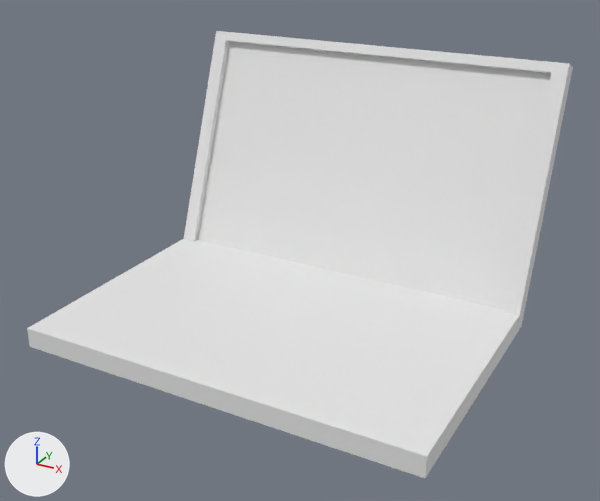
Two versions of the glTF model dev/models/laptop.glb, one commit apart.
Before and after are seen from a 50 mm camera at (1.58, -2.68, 1.73) aimed at (0.03, 0.12, 0.32). Lighting does not change. The marker at lower left points along +X, +Y and +Z. Where no turn or scale is listed for an object, it has been applied to the vertices. Vertices at the same position are counted once.

In view in the first picture: 'Laptop', 'LaptopScreen'.
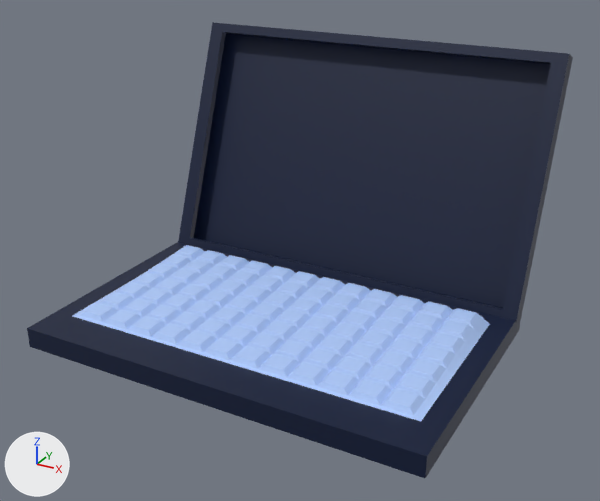
Location of each change, (x1, y1, x2, y2) in pixels of the pictures (600 x 501 px):
```json
{"object": "LaptopScreen", "change": "reshaped, moved, turned, rescaled", "before": [197, 42, 551, 310], "after": [178, 22, 573, 322]}
{"object": "Laptop", "change": "deleted", "before": [27, 31, 573, 478]}
{"object": "LaptopBase", "change": "added", "after": [27, 238, 520, 478], "on screen": "blue"}
```

Scene script edits in JSON lines:
```json
{"op": "add", "block": "img_dw_1_color_palette___color_hex_com___gradient", "code": ["img_dw_1_color_palette___color_hex_com___gradient = load_image('DW 1 Color Palette - color-hex.com - gradient', '_unpacked/DW_1_Color_Palette_-_color-hex.com_-_gradient', 900, 600, 'sRGB')"]}
{"op": "add", "block": "mat_gradientmaterial", "code": ["mat_gradientmaterial = principled_material('GradientMaterial')", "mat_gradientmaterial.texture = img_dw_1_color_palette___color_hex_com___gradient"]}
{"block": "me_cube_006", "where": "# used by ob_laptopscreen; location = (-0.002, 0.719, 0.516); rotation_euler = (1.211, 0.0, 0.0), in degrees (69, 0, 0); scale = (0.879, 0.565, 0.0441)"}
{"op": "remove", "block": "me_cube_006", "code": "me_cube_006.from_pydata(...)  # 4 vertices, 2 faces; spans x -0.92..0.92, y -0.92..0.92, z -0.22"}
{"op": "add", "block": "me_cube_006", "code": "me_cube_006.from_pydata(...)  # 16 vertices, 26 faces; spans x -0.88..0.88, y 0.0..0.47, z -0.03..1.06"}
{"block": "me_cube_006", "change": "me_cube_006 part 1: the whole mesh is rebuilt"}
{"op": "add", "block": "me_cube_006", "code": "me_cube_006.materials.append(mat_gradientmaterial)  # picture img_dw_1_color_palette___color_hex_com___gradient"}
{"op": "add", "block": "me_cube_004_1", "code": ["me_cube_004_1 = bpy.data.meshes.new('Cube.004')", "me_cube_004_1.from_pydata(...)  # 620 vertices, 1236 faces; spans x -0.88..0.88, y -0.57..0.57, z -0.04..0.1", "me_cube_004_1.materials.append(mat_gradientmaterial)  # picture img_dw_1_color_palette___color_hex_com___gradient"]}
{"op": "remove", "block": "ob_laptop", "code": ["ob_laptop = bpy.data.objects.new('Laptop', me_cube_004)", "ob_laptop.location = (0.0, 0.0, 0.0)"]}
{"op": "set", "path": "ob_laptopscreen.rotation_euler", "old": "(1.211, 0.0, 0.0)", "new": "(0.0, 0.0, 0.0)", "note": "degrees (69, 0, 0) -> degrees (0, 0, 0)"}
{"op": "set", "path": "ob_laptopscreen.scale", "old": "(0.879, 0.565, 0.0441)", "new": "(1.0, 1.0, 1.0)"}
{"op": "set", "path": "ob_laptopscreen.location", "old": "(-0.002, 0.719, 0.516)", "new": "(0.0, 0.476, 0.036)"}
{"op": "add", "block": "ob_laptopbase", "code": ["ob_laptopbase = bpy.data.objects.new('LaptopBase', me_cube_004_1)", "ob_laptopbase.location = (0.0, 0.0, 0.0)"]}
```
